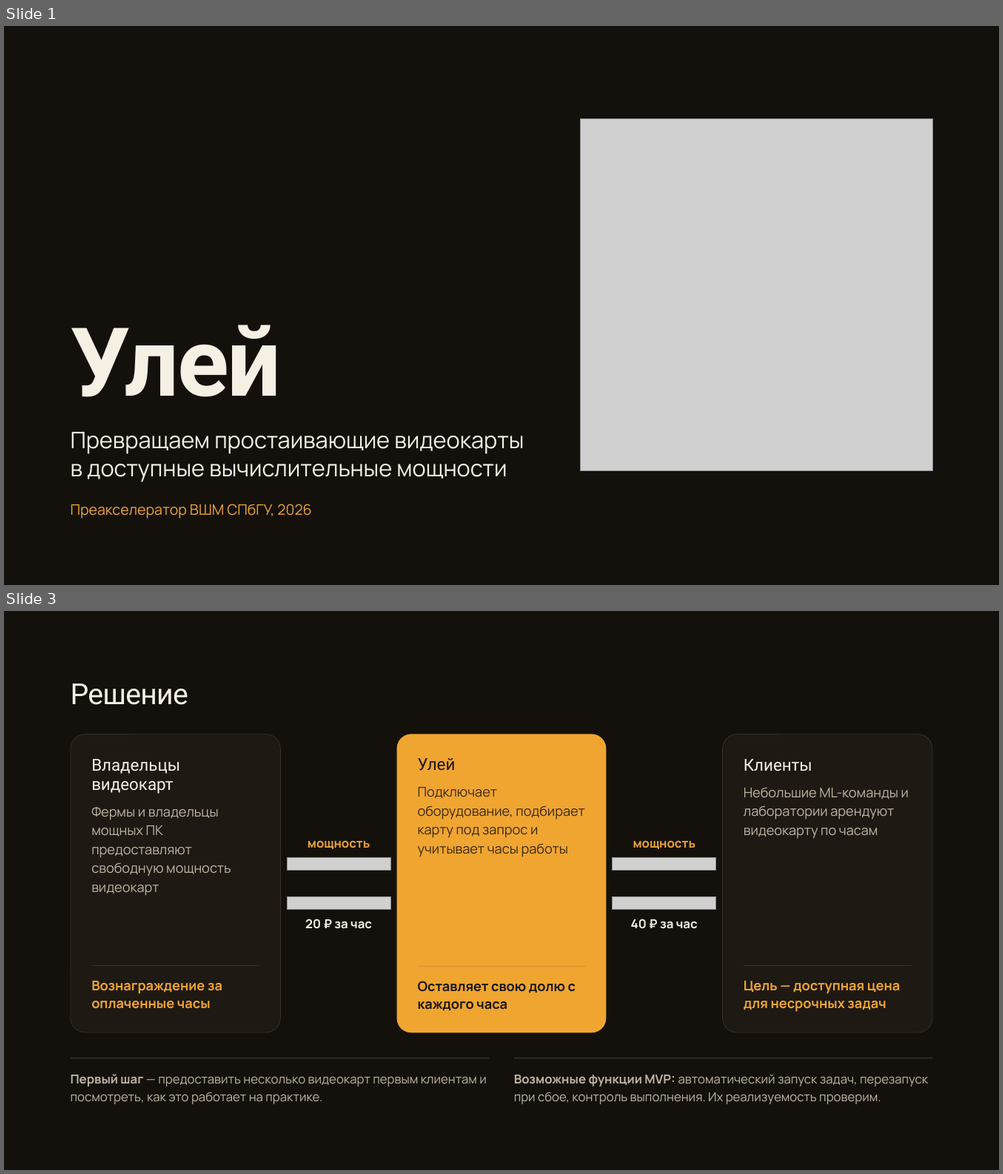
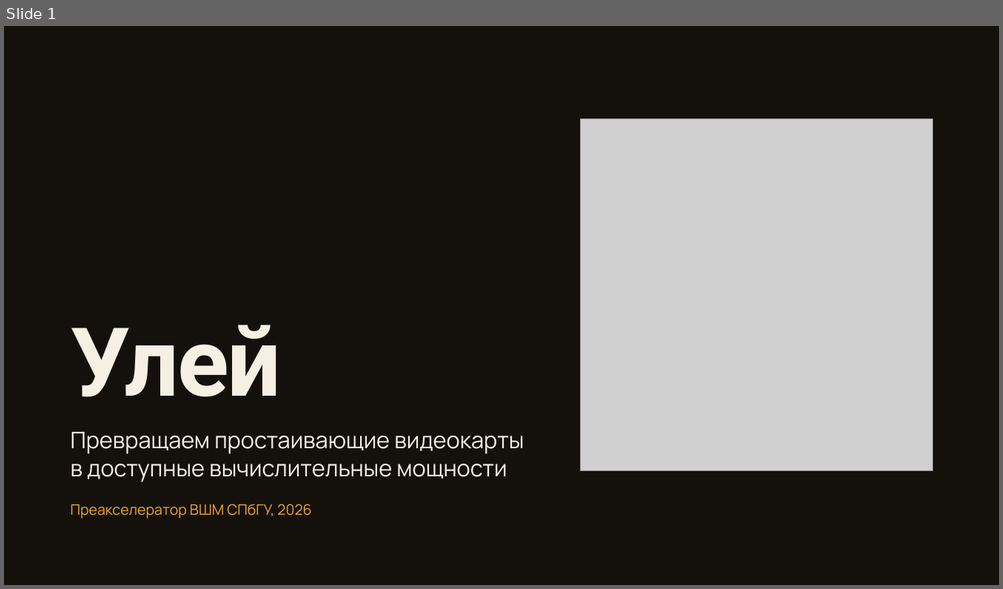
Before and after one commit to fonor11/Main, a slide deck: Улей — презентация для преакселератора ВШМ.pptx. Shown one above the other, each under a label of ours: slides 1 and 3 before the commit, slide 1 after it; the slides between them are not shown. The pictures are 1003x1174 and 1003x589 pixels, drawn with LibreOffice and Linux fonts; fonts in the diff are those of the drawing; grey boxes stand for pictures. Boxes give left, top, right and bottom in pixels: in the first picture for what was removed or moved away, otherwise in the second. Text is boxed around its words. In the diff, an @@ line names an element or a change of style, - is before the commit and + after.

```diff
--- a/Улей — презентация для преакселератора ВШМ.pptx
+++ b/Улей — презентация для преакселератора ВШМ.pptx
@@ slide 3 removed at (4,611,999,1170), background #14110D @@
@@ title removed at (71,684,188,705) @@
-Решение
@@ rounded rectangle removed at (71,734,280,1033) @@
@@ rounded rectangle removed at (396,734,606,1034) @@
@@ rounded rectangle removed at (723,734,932,1033) @@
@@ text removed at (91,759,180,794) @@
-Владельцы
-видеокарт
@@ text removed at (418,758,455,771) @@
-Улей
@@ text removed at (743,759,812,772) @@
-Клиенты
@@ text removed at (418,787,584,857) @@
-Подключает
-оборудование, подбирает
-карту под запрос и
-учитывает часы работы
@@ text removed at (743,788,908,839) @@
-Небольшие ML-команды и
-лаборатории арендуют
-видеокарту по часам
@@ text removed at (91,807,230,896) @@
-Фермы и владельцы
-мощных ПК
-предоставляют
-свободную мощность
-видеокарт
@@ text removed at (307,840,370,849) @@
-мощность
@@ text removed at (633,840,696,849) @@
-мощность
@@ picture removed at (287,858,390,871) @@
@@ picture removed at (612,858,716,871) @@
@@ picture removed at (287,897,390,909) @@
@@ picture removed at (612,897,716,909) @@
@@ text removed at (305,919,372,929) @@
-20 ₽ за час
@@ text removed at (631,919,697,929) @@
-40 ₽ за час
@@ line removed from (91, 966) to (259, 966) @@
@@ text removed at (91,981,222,1009) @@
-Вознаграждение за
-оплаченные часы
@@ line removed from (418, 966) to (585, 966) @@
@@ text removed at (418,981,575,1011) @@
-Оставляет свою долю с
-каждого часа
@@ line removed from (743, 966) to (911, 966) @@
@@ text removed at (743,981,900,1012) @@
-Цель — доступная цена
-для несрочных задач
@@ line removed from (71, 1059) to (489, 1059) @@
@@ text removed at (71,1074,486,1105) @@
-Первый шаг — предоставить несколько видеокарт первым клиентам и
-посмотреть, как это работает на практике.
@@ line removed from (514, 1059) to (932, 1059) @@
@@ text removed at (514,1074,928,1105) @@
-Возможные функции MVP: автоматический запуск задач, перезапуск
-при сбое, контроль выполнения. Их реализуемость проверим.
```
Also in this commit, not shown: 6 slides changed, 4 slides added, 3 other slides removed, 2 other files.
